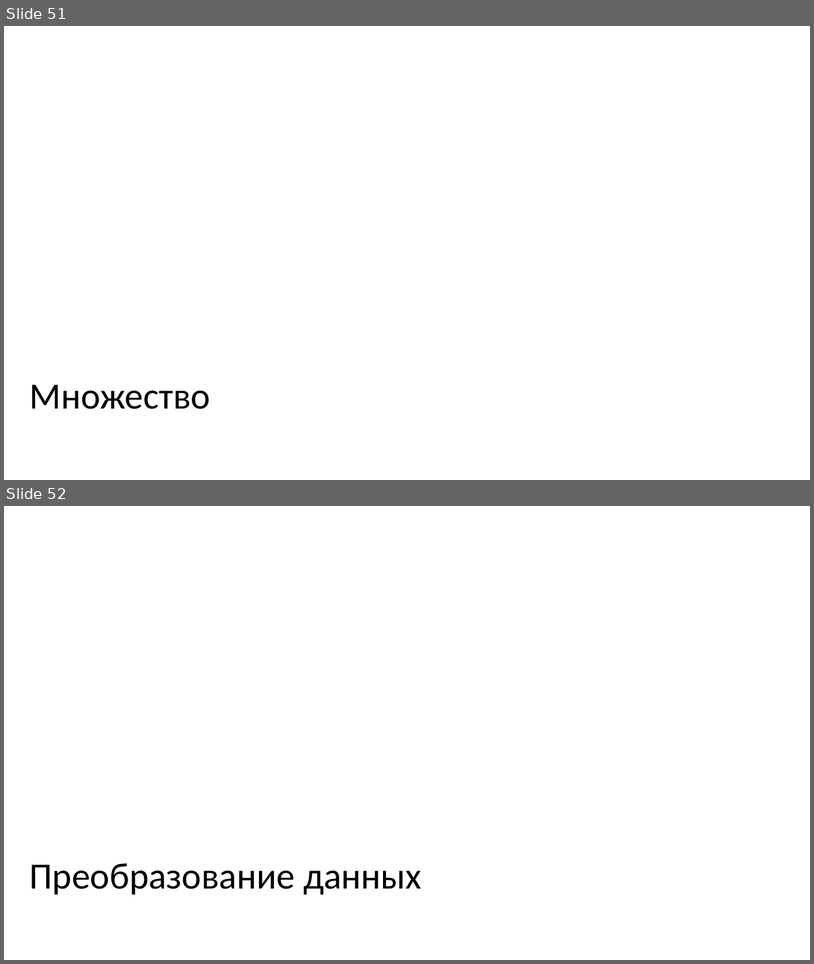
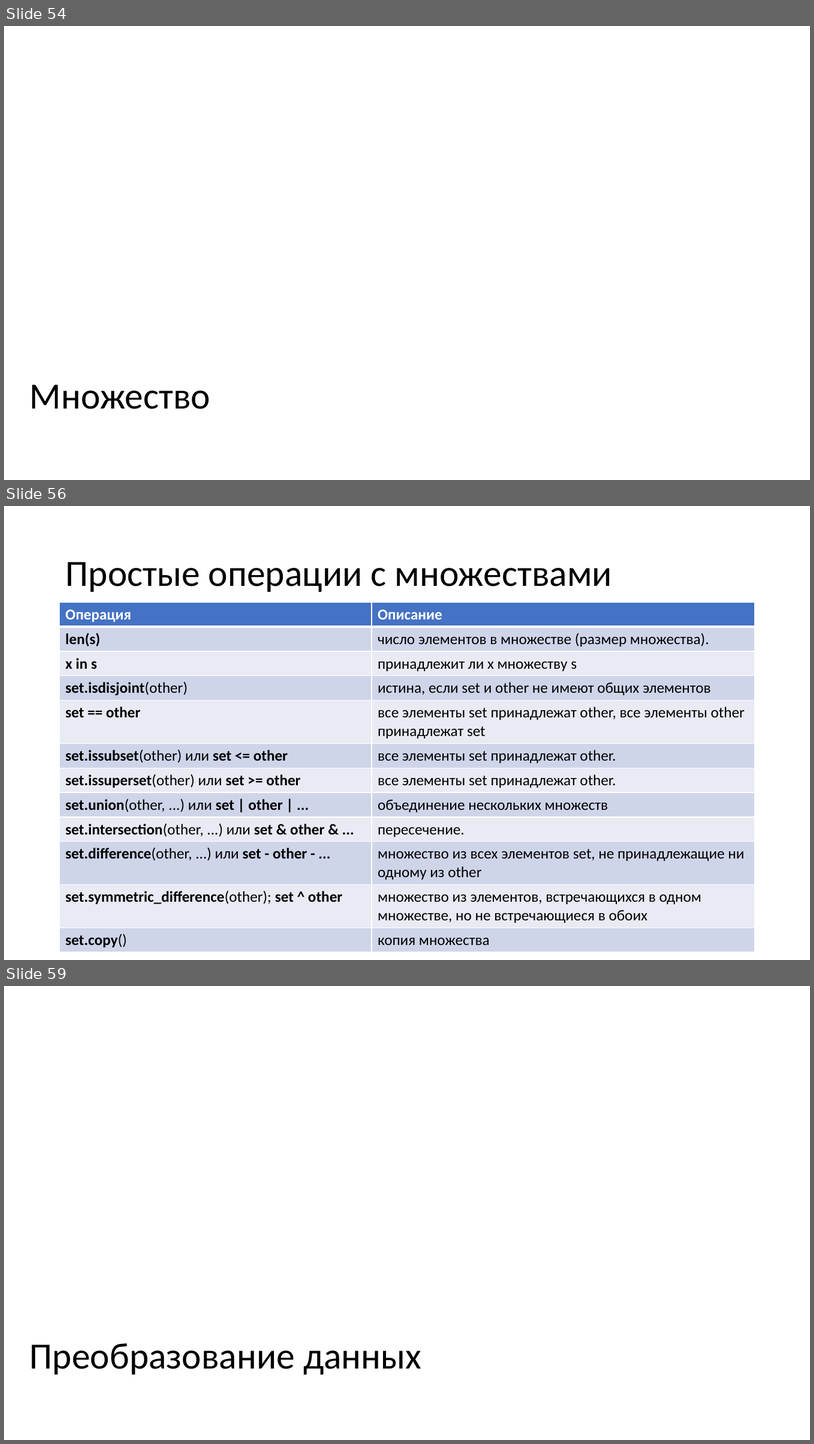
Before and after one commit to paveltsytovich/telegram-course, a slide deck: Presentation/Основы алгоритмизации и программирования.pptx. Shown one above the other, each under a label of ours: slides 51 and 52 before the commit, slides 54, 56 and 59 after it; the slides between them are not shown. The pictures are 814x964 and 814x1444 pixels, drawn with LibreOffice and Linux fonts; fonts in the diff are those of the drawing. Boxes give left, top, right and bottom in pixels: in the first picture for what was removed or moved away, otherwise in the second. Text is boxed around its words. In the diff, an @@ line names an element or a change of style, - is before the commit and + after.

Commit message:
Множество

```diff
--- a/Presentation/Основы алгоритмизации и программирования.pptx
+++ b/Presentation/Основы алгоритмизации и программирования.pptx
@@ slide 56 added at (x1=4, y1=506, x2=810, y2=960), background #FFFFFF @@
@@ title added at (x1=65, y1=562, x2=612, y2=592), 44 pt, text #000000 @@
+Простые операции с множествами
@@ table added at (x1=60, y1=602, x2=755, y2=950), 12 rows, 2 columns @@
+Операция | Описание
+len(s) | число элементов в множестве (размер множества).
+x in s | принадлежит ли x множеству s
+set.isdisjoint(other) | истина, если set и other не имеют общих элементов
+set == other | все элементы set принадлежат other, все элементы other принадлежат set
+set.issubset(other) или set <= other | все элементы set принадлежат other.
+set.issuperset(other) или set >= other | все элементы set принадлежат other.
+set.union(other, ...) или set | other | ... | объединение нескольких множеств
+set.intersection(other, ...) или set & other & ... | пересечение.
+set.difference(other, ...) или set - other - ... | множество из всех элементов set, не принадлежащие ни одному из other
+set.symmetric_difference(other); set ^ other | множество из элементов, встречающихся в одном множестве, но не встречающиеся в обоих
+set.copy() | копия множества
@@ what was slide 51 is now slide 54 @@
@@ what was slide 52 is now slide 59 @@
```
Also in this commit, not shown: 6 other slides added.
